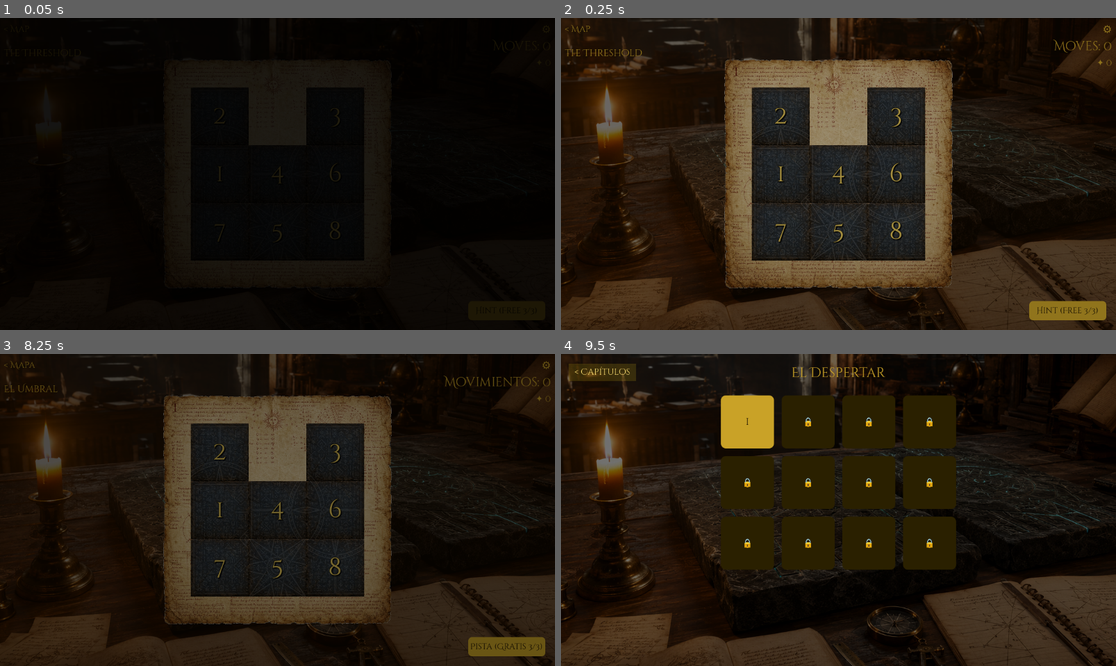
Above: before the commit, frames 1-4 (two rows, left to right).
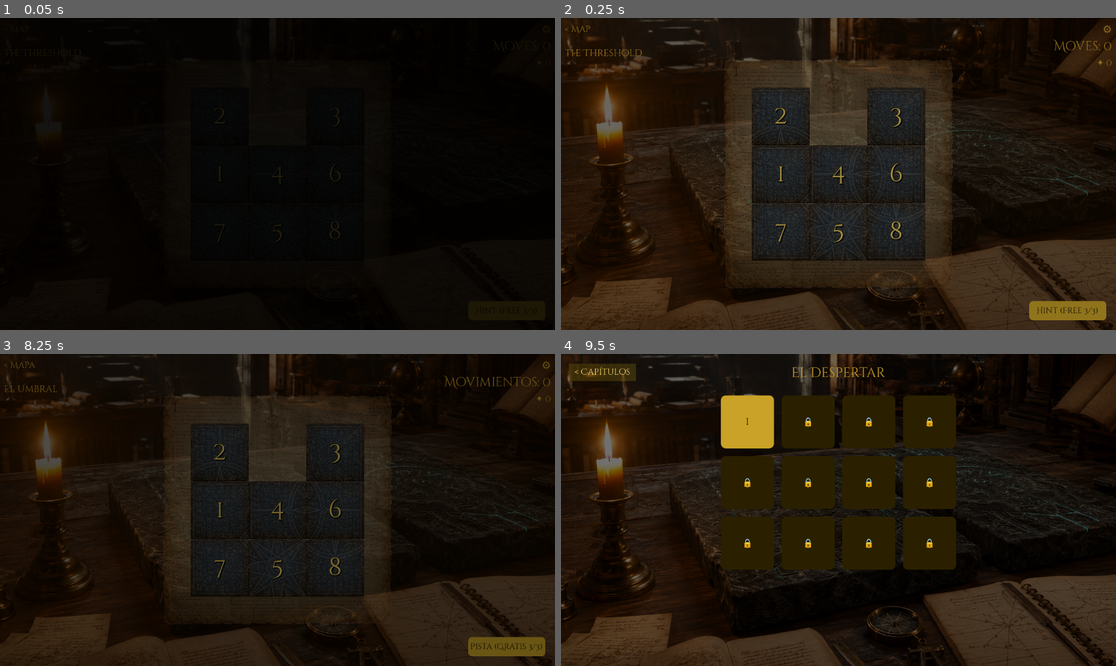
Above: after the commit, the same moments.

Repository: teologoeretico1975/LeTavoleDiAshan
Game: Godot game, scene res://scenes/game/GameBoard.tscn
The game is run twice, just before and just after one commit, with the same random seed, the same clock (stepped at 60 frames per second) and the same inputs. This scene is started directly instead of the project's main scene.
Inputs:
- Up to frame 1 (0.05 s): no input
- Up to frame 2 (0.25 s): no input
- Up to frame 3 (8.25 s): click "⚙" at 0.5 s; click "IT" at 1.25 s; click "EN" at 2 s; click "ES" at 2.75 s; click "IT" at 3.5 s; click "EN" at 4.25 s; click "ES" at 5 s; click "IT" at 5.75 s; click "EN" at 6.5 s; click "ES" at 7.25 s; click "< Back" at 8 s
- Up to frame 4 (9.5 s): click "< Mapa" at 8.75 s

The runs differ from the first frame. In frame 2, 14% of the frame differs, in the area x 29-71%, y 13-87%; in frame 3, 14%; in frame 4, nothing differs.

Commit message:
Reduce board parchment opacity to 0.35 for ethereal chapter bg bleed-through
Co-Authored-By: Claude Sonnet 4.6 <noreply@anthropic.com>

Diff:
--- a/scripts/ui/GameBoard.gd
+++ b/scripts/ui/GameBoard.gd
@@ -429,7 +429,7 @@
 		board_bg.position     = Vector2(-BG_PADDING, -BG_PADDING)
 		board_bg.size         = bg_size
 		board_bg.custom_minimum_size = bg_size
-		board_bg.modulate     = Color(1.0, 1.0, 1.0, 1.0)
+		board_bg.modulate     = Color(1.0, 1.0, 1.0, 0.35)
 		board_bg.mouse_filter = Control.MOUSE_FILTER_IGNORE
 		_board_container.add_child(board_bg)
 
